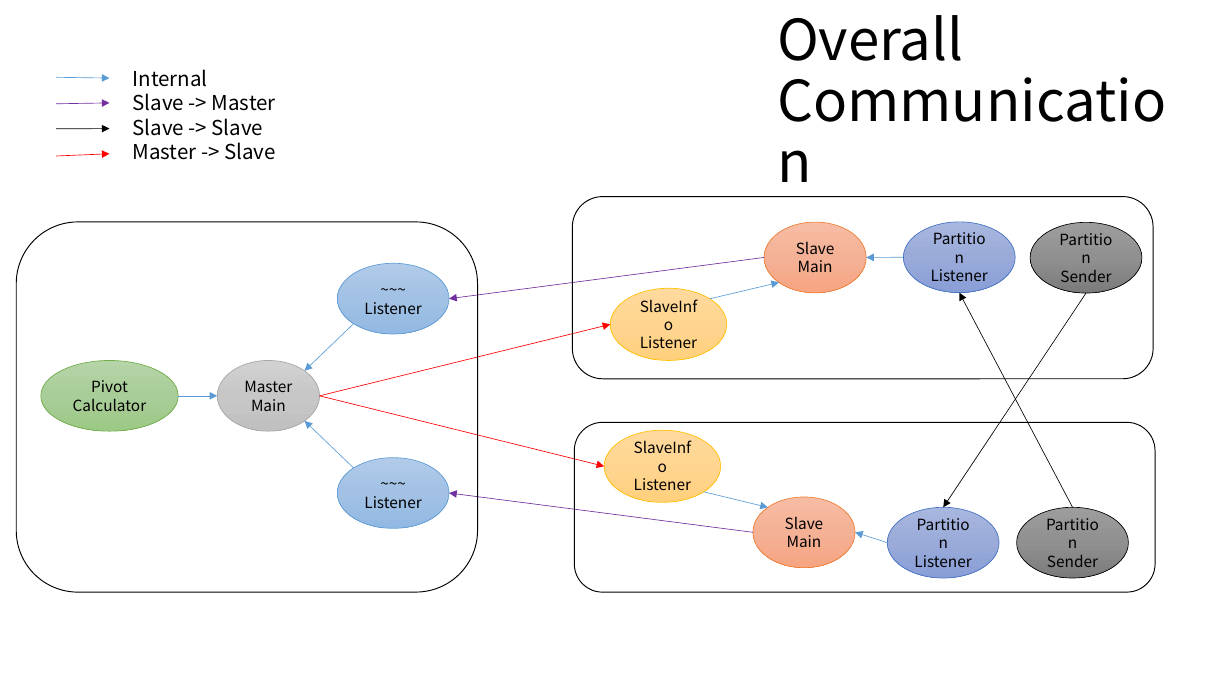
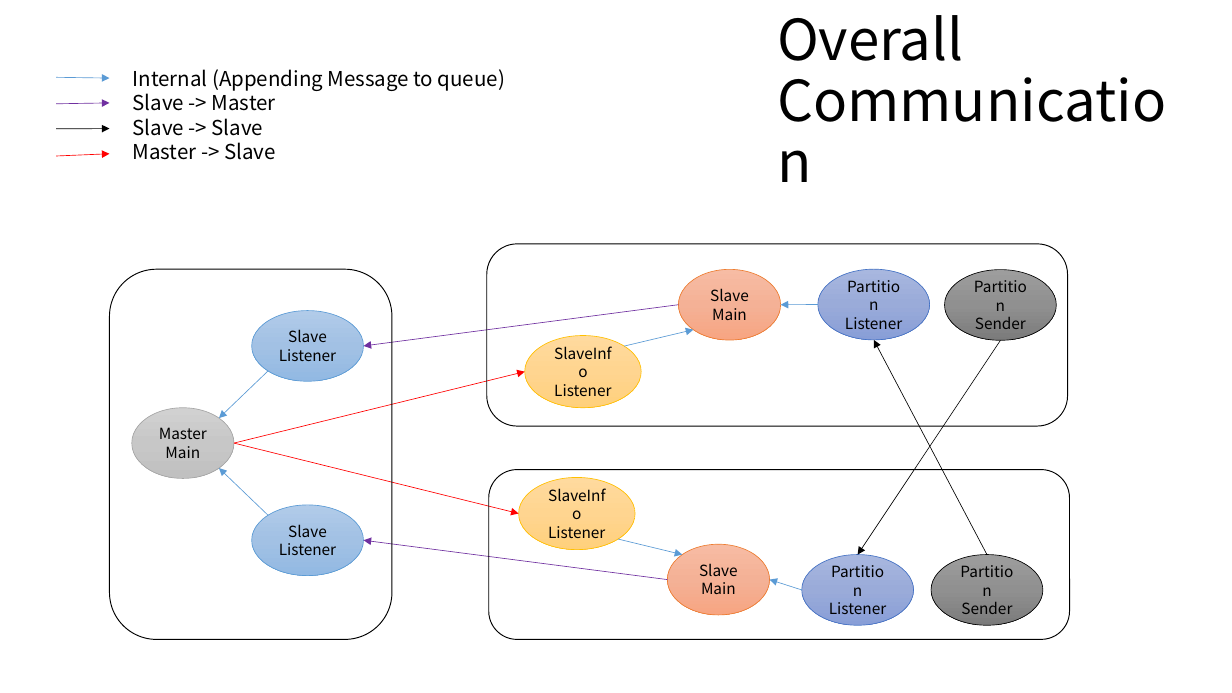
Before and after one commit to Eyebrowmoon/CS490, a slide deck: slide 13 of project.pptx. Drawn at 1232x693 pixels with LibreOffice and Linux fonts; fonts in the diff are those of the drawing. Boxes give left, top, right and bottom in pixels: in the first picture for what was removed or moved away, otherwise in the second. Text is boxed around its words. In the diff, an @@ line names an element or a change of style, - is before the commit and + after.

```diff
--- a/project.pptx
+++ b/project.pptx
@@ text at (133,69,505,91): text changed @@
-Internal
+Internal (Appending Message to queue)
@@ rounded rectangle: place and size @@
-rounded rectangle at (17,222,478,592)
+rounded rectangle at (110,269,393,640)
@@ text in ellipse at (288,329,327,342): text changed @@
-~~~
+Slave
@@ 7 arrows, 5 ellipses, 1 rounded rectangle: place and size @@
-7 arrows, 5 ellipses, 1 rounded rectangle at (449,197,1153,568)
+7 arrows, 5 ellipses, 1 rounded rectangle at (363,244,1068,616)
@@ ellipse removed at (41,360,178,432) @@
-Pivot
-Calculator
@@ arrow removed from (178, 396) to (217, 396) @@
@@ 6 ellipses, 5 arrows, 1 rounded rectangle: place and size @@
-6 ellipses, 5 arrows, 1 rounded rectangle at (217,222,1156,592)
+6 ellipses, 5 arrows, 1 rounded rectangle at (132,270,1070,640)
@@ text in ellipse at (288,524,327,537): text changed @@
-~~~
+Slave
```
Also in this commit, not shown: 4 other slides changed, 2 slides added.
